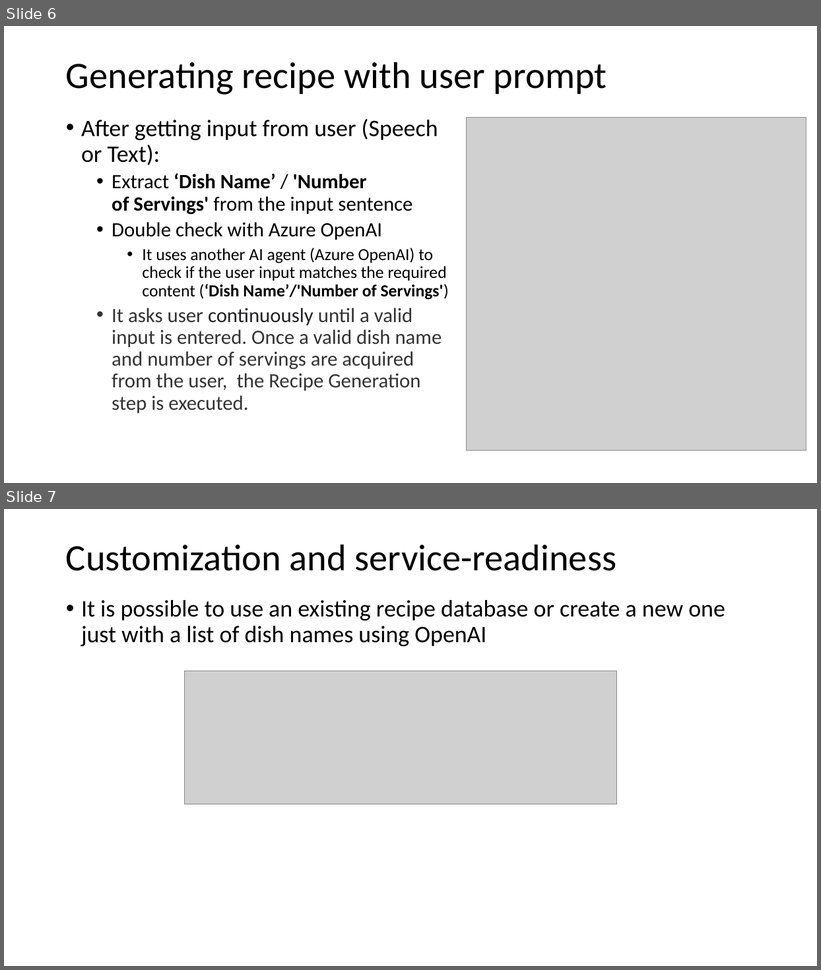
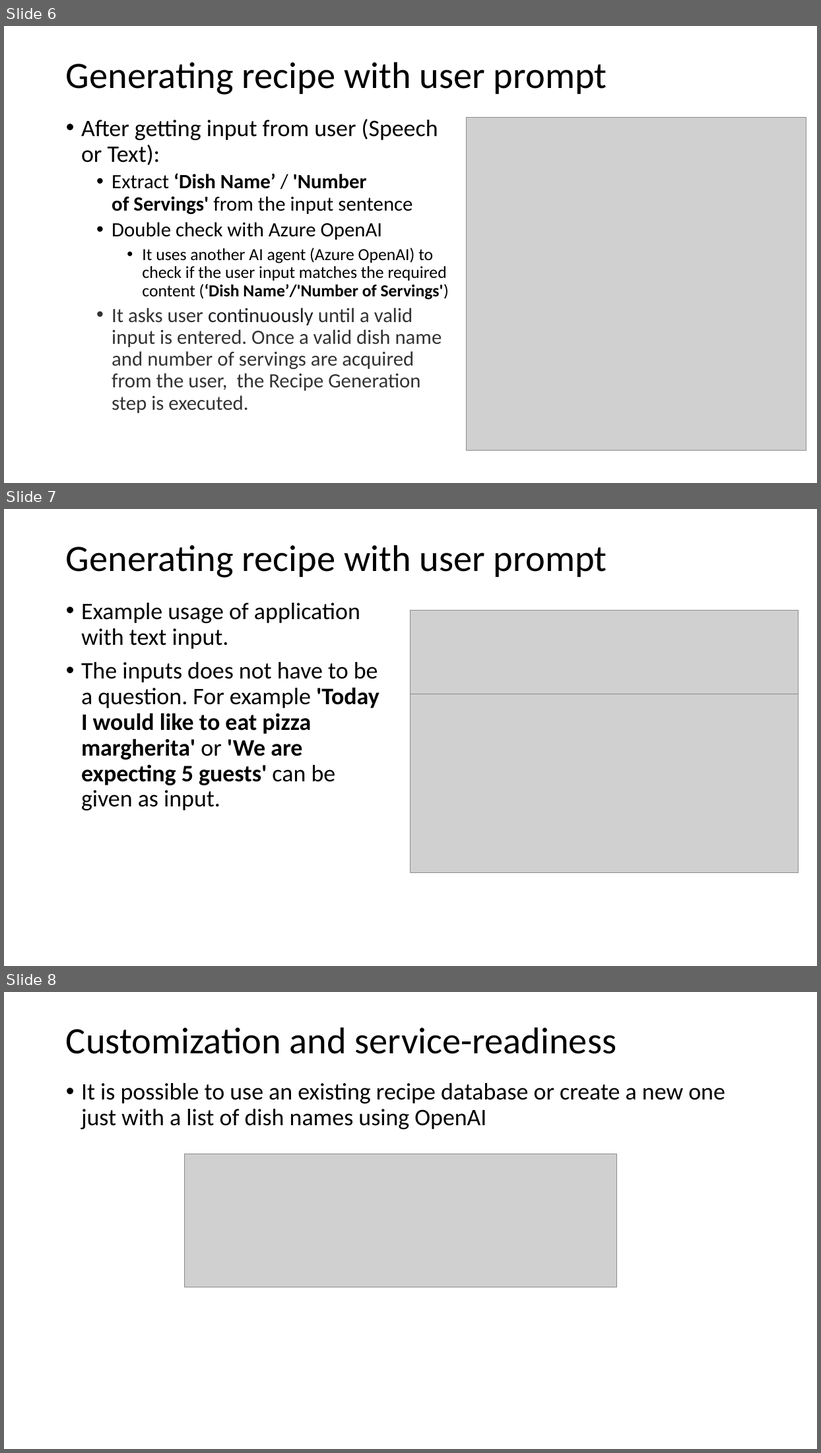
Before and after one commit to deepnetworkgmbh/generative-ai, a slide deck: recipe_generation/Presentation.pptx. Shown one above the other, each under a label of ours: slides 6 and 7 before the commit, slides 6, 7 and 8 after it. The pictures are 821x970 and 821x1453 pixels, drawn with LibreOffice and Linux fonts; fonts in the diff are those of the drawing; grey boxes stand for pictures. Boxes give left, top, right and bottom in pixels: in the first picture for what was removed or moved away, otherwise in the second. Text is boxed around its words. In the diff, an @@ line names an element or a change of style, - is before the commit and + after.

Commit message:
Presentation Merge - 3

```diff
--- a/recipe_generation/Presentation.pptx
+++ b/recipe_generation/Presentation.pptx
@@ slide 7 added at bbox=[4, 509, 817, 966], background #FFFFFF @@
@@ title added at bbox=[66, 545, 607, 578], 44 pt, text #000000 @@
+Generating recipe with user prompt
@@ text added at bbox=[81, 603, 380, 811], 28 pt, text #000000 @@
+• Example usage of application with text input.
+• The inputs does not have to be a question. For example 'Today I would like to eat pizza margherita' or 'We are expecting 5 guests' can be given as input.
@@ picture added at bbox=[411, 610, 798, 695] @@
@@ picture added at bbox=[411, 694, 798, 873] @@
@@ what was slide 7 is now slide 8 @@
```
